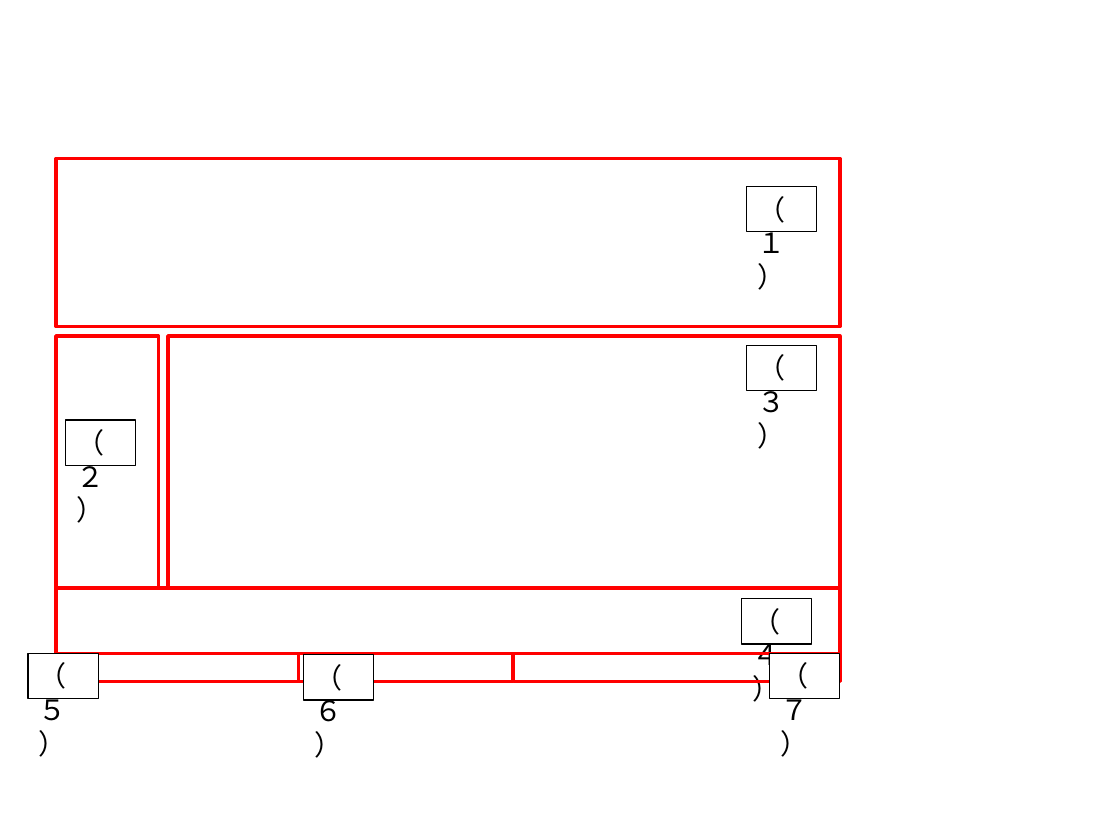
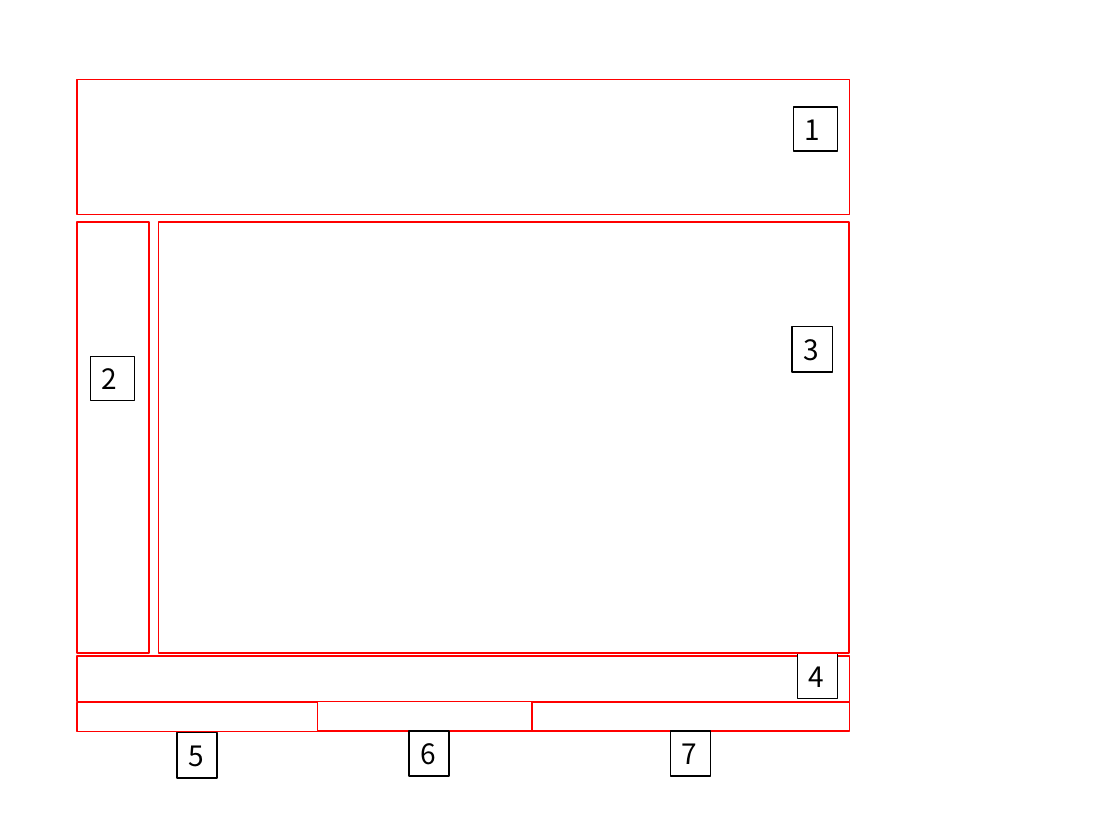
Before and after one commit to doddle-owl/doddle-owl-ja-docs, a slide deck: slide 18 of docs/source/figures/doddle-figures.pptx (slide 19 before the commit). Drawn at 1120x840 pixels with LibreOffice and Linux fonts; fonts in the diff are those of the drawing; background and template pictures are left out. Boxes give left, top, right and bottom in pixels: in the first picture for what was removed or moved away, otherwise in the second. Text is boxed around its words. In the diff, an @@ line names an element or a change of style, - is before the commit and + after.

```diff
--- a/docs/source/figures/doddle-figures.pptx
+++ b/docs/source/figures/doddle-figures.pptx
@@ outline #FF0000 2.25 pt to #FF0000 1 pt in 7 elements at [158,222,849,653], [317,701,532,730], [532,702,849,731], [77,702,318,731], [77,656,849,702], [77,222,149,653], [77,80,849,215] @@
@@ rectangle: place and size @@
-rectangle at [56,159,840,327]
+rectangle at [77,80,849,215]
@@ rectangle "1": place and size @@
-rectangle "1" at [747,187,818,232]
+rectangle "1" at [793,106,837,150]
@@ text in rectangle at [804,119,820,140]: text changed; font Arial to Noto Sans CJK JP @@
-（１）
+1
@@ rectangle: place and size @@
-rectangle at [56,336,159,588]
+rectangle at [77,222,149,653]
@@ rectangle: place and size @@
-rectangle at [168,336,840,588]
+rectangle at [158,222,849,653]
@@ rectangle "3": place and size @@
-rectangle "3" at [747,345,818,390]
+rectangle "3" at [792,327,832,372]
@@ rectangle "2": place and size @@
-rectangle "2" at [65,420,136,465]
+rectangle "2" at [91,356,134,400]
@@ text in rectangle at [803,339,819,361]: text changed; font Arial to Noto Sans CJK JP @@
-（３）
+3
@@ text in rectangle at [102,368,118,389]: text changed; font Arial to Noto Sans CJK JP @@
-（２）
+2
@@ rectangle: place and size @@
-rectangle at [56,588,840,653]
+rectangle at [77,656,849,702]
@@ rectangle "4": place and size @@
-rectangle "4" at [741,599,812,644]
+rectangle "4" at [797,653,838,698]
@@ text in rectangle at [808,666,824,687]: text changed; font Arial to Noto Sans CJK JP @@
-（４）
+4
@@ rectangle: place and size @@
-rectangle at [56,653,299,681]
+rectangle at [77,702,318,731]
@@ rectangle: place and size @@
-rectangle at [299,653,514,681]
+rectangle at [317,701,532,730]
@@ rectangle: place and size @@
-rectangle at [513,653,840,681]
+rectangle at [532,702,849,731]
@@ vertical alignment top to middle; outline #000000 0.75 pt to #000000 1 pt in 7 elements at [792,327,832,372], [91,356,134,400], [797,653,838,698], [793,106,837,150], [409,731,449,776], [671,731,711,776], [177,732,217,777] @@
@@ rectangle "5": place and size @@
-rectangle "5" at [28,653,99,698]
+rectangle "5" at [177,732,217,777]
@@ text in rectangle at [188,745,204,767]: text changed; font Arial to Noto Sans CJK JP @@
-（５）
+5
@@ rectangle "6": place and size @@
-rectangle "6" at [304,655,374,700]
+rectangle "6" at [409,731,449,776]
@@ text in rectangle at [420,743,436,765]: text changed; font Arial to Noto Sans CJK JP @@
-（６）
+6
@@ rectangle "7": place and size @@
-rectangle "7" at [769,653,840,698]
+rectangle "7" at [671,731,711,776]
@@ text in rectangle at [682,743,698,764]: text changed; font Arial to Noto Sans CJK JP @@
-（７）
+7
```
Also in this commit, not shown: 13 other slides changed, 1 slide added, 7 slides removed, 49 other files.
